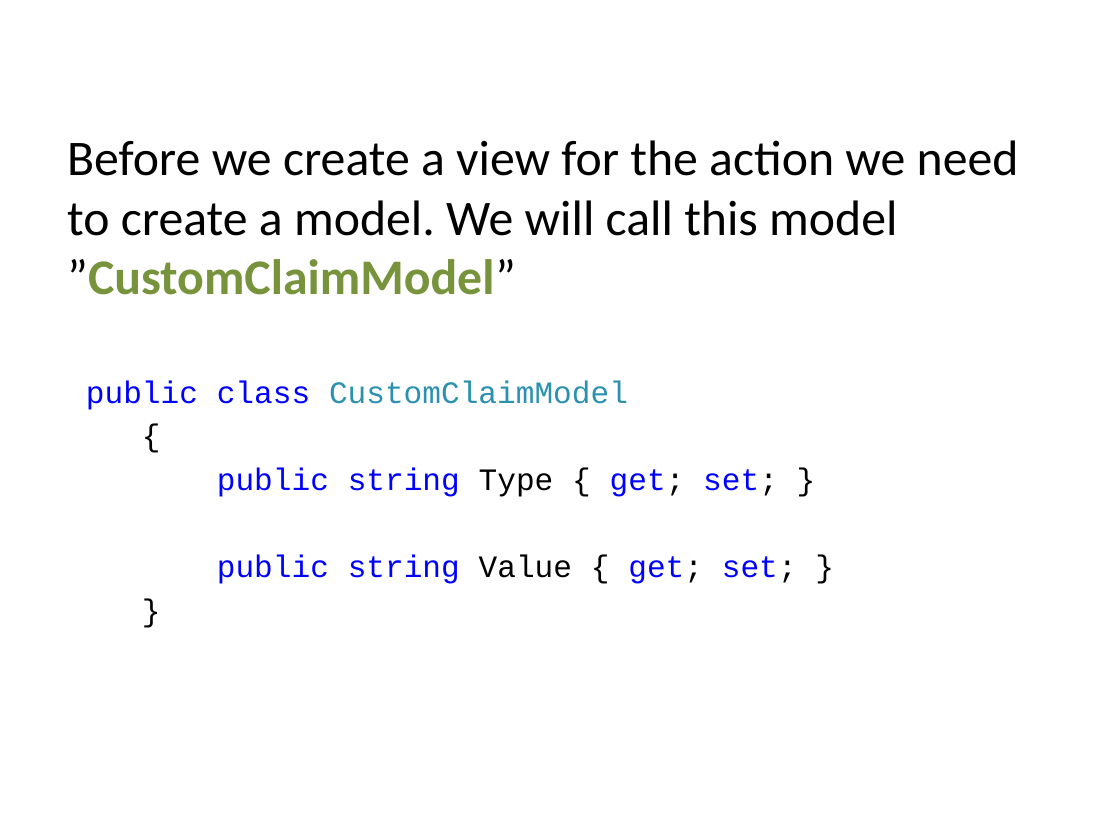
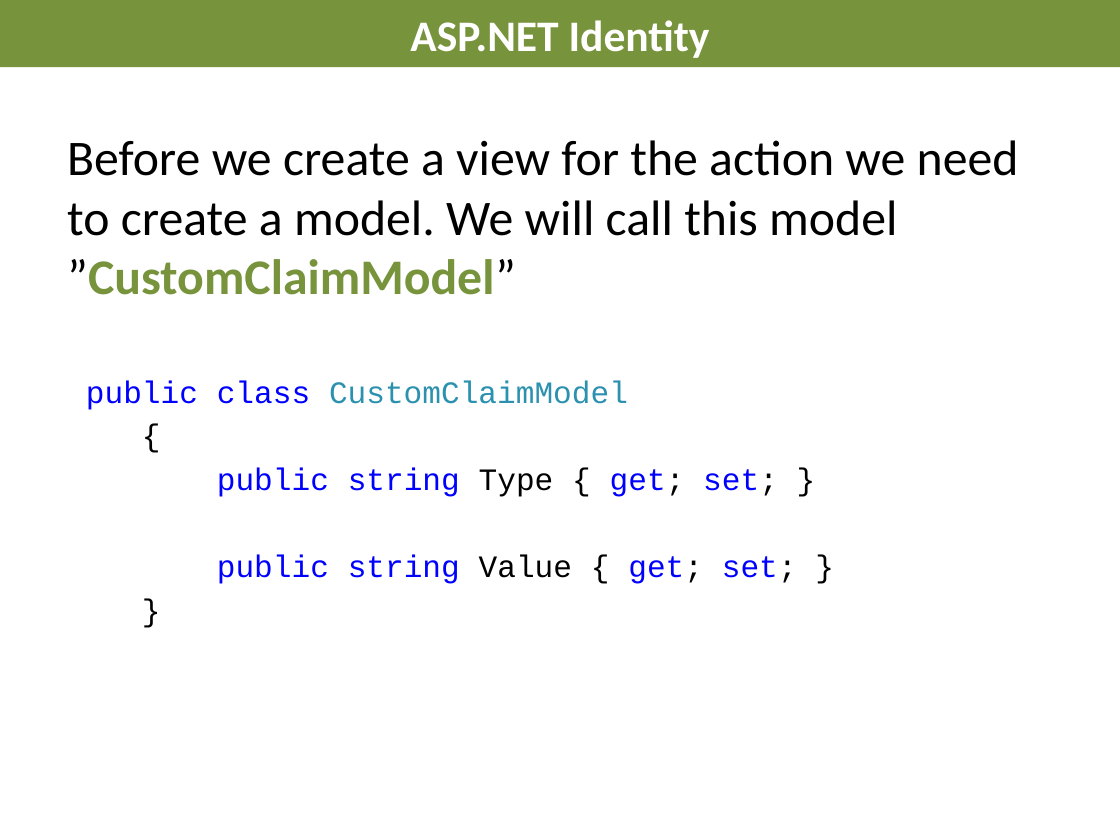
Before and after one commit to AndreasElffors/ProjectIdentity, a slide deck: slide 8 of Documents/Slides/Identity-ClaimsExerciseMVC.pptx. Drawn at 1120x840 pixels with LibreOffice and Linux fonts; fonts in the diff are those of the drawing; background and template pictures are left out. Boxes give left, top, right and bottom in pixels: in the first picture for what was removed or moved away, otherwise in the second. Text is boxed around its words. In the diff, an @@ line names an element or a change of style, - is before the commit and + after.

```diff
--- a/Documents/Slides/Identity-ClaimsExerciseMVC.pptx
+++ b/Documents/Slides/Identity-ClaimsExerciseMVC.pptx
@@ title added at bbox=[0, 0, 1120, 67], fill #77933C, 28 pt, text #FFFFFF, bold @@
+ASP.NET Identity
```
Also in this commit, not shown: 2 other files.
